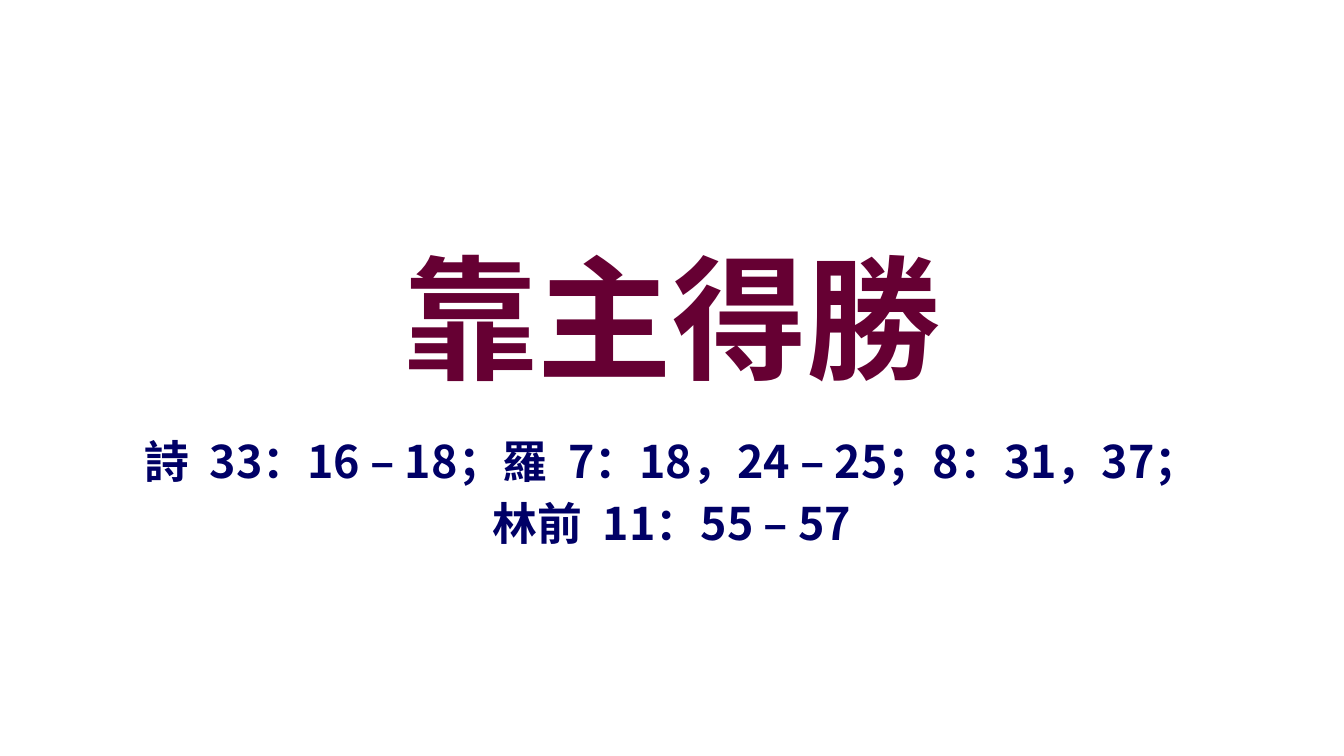
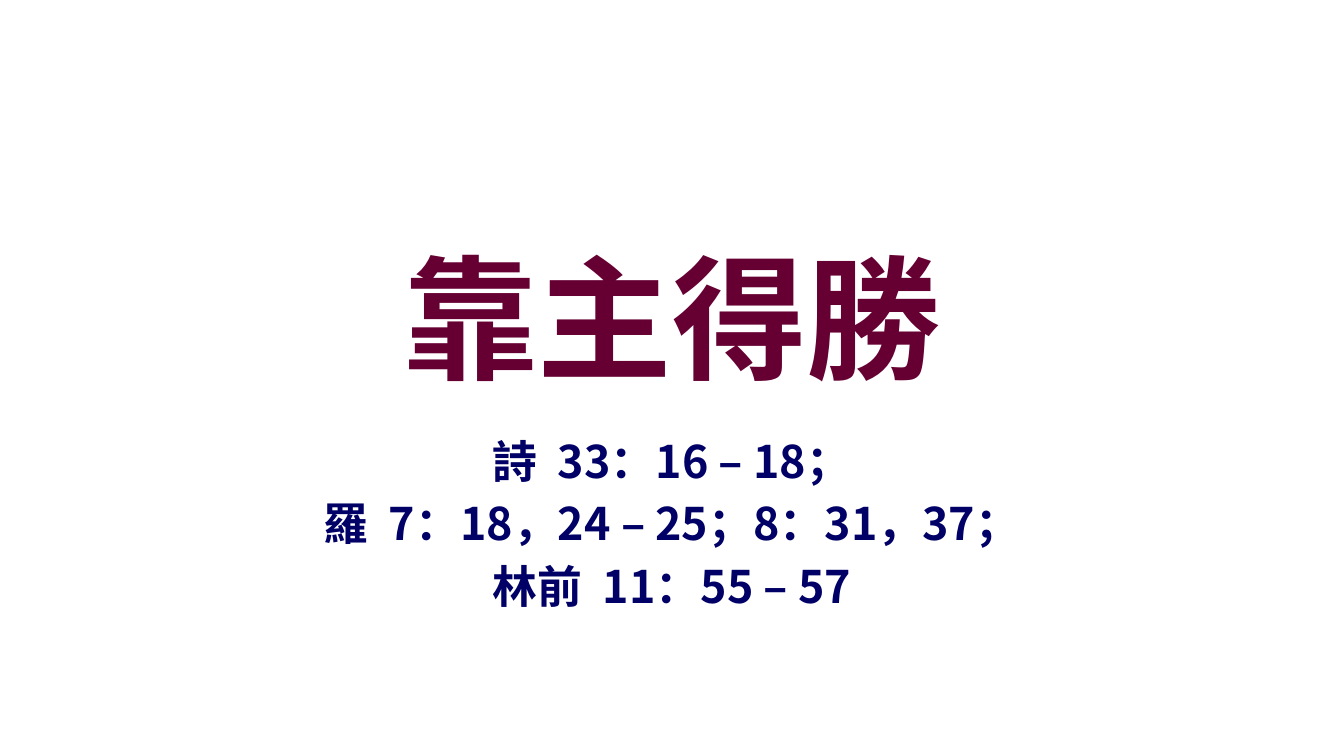
Before and after one commit to batisuoc/worship-resources, a slide deck: slide 1 of 60靠主得勝.pptx. Drawn at 1344x756 pixels with LibreOffice and Linux fonts; fonts in the diff are those of the drawing; background and template pictures are left out. Boxes give left, top, right and bottom in pixels: in the first picture for what was removed or moved away, otherwise in the second. Text is boxed around its words. In the diff, an @@ line names an element or a change of style, - is before the commit and + after.

Commit message:
Update 60

```diff
--- a/60靠主得勝.pptx
+++ b/60靠主得勝.pptx
@@ subtitle at <box>324,440,1021,548</box>: text changed @@
-詩 33：16 – 18；羅 7：18，24 – 25；8：31，37；
+詩 33：16 – 18；
+羅 7：18，24 – 25；8：31，37；
```
